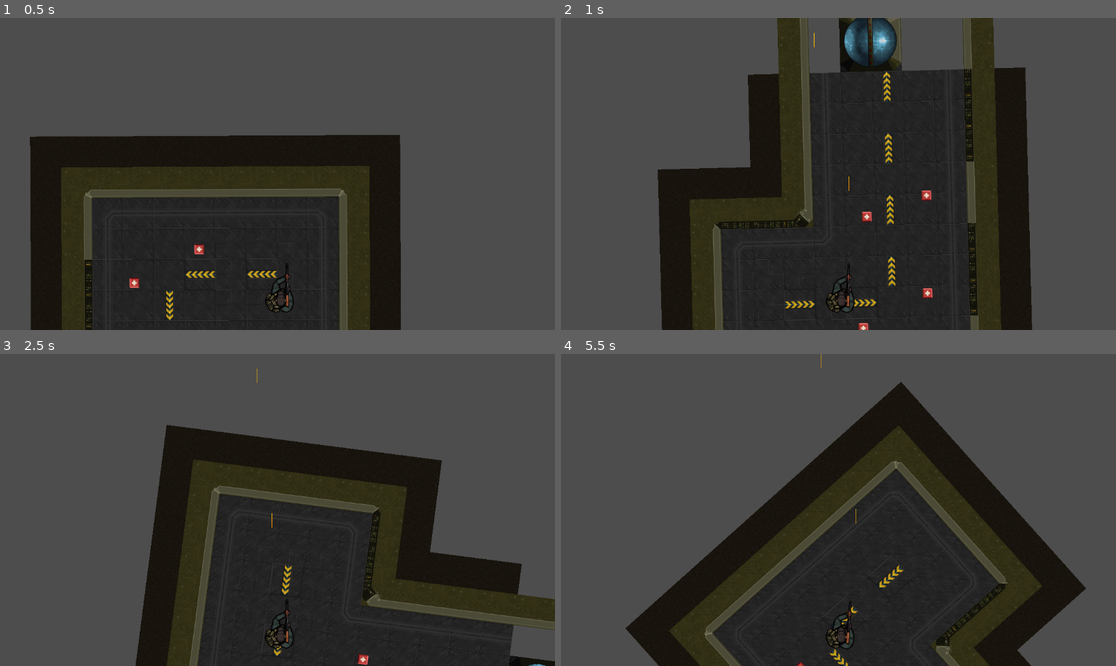
Above: before the commit, frames 1-4 (two rows, left to right).
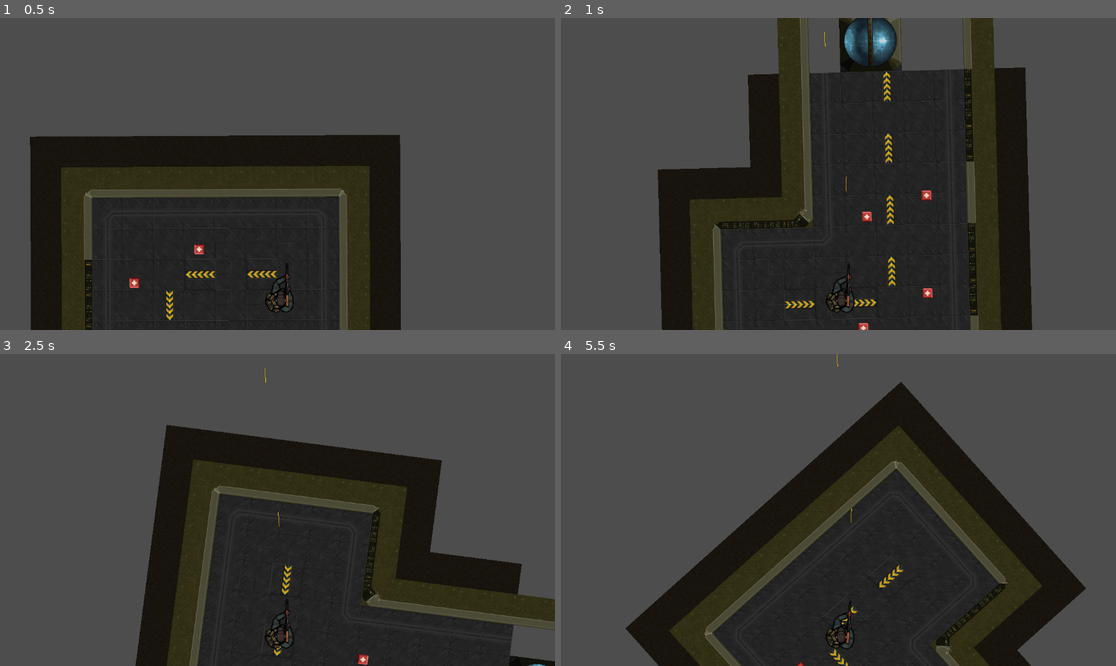
Above: after the commit, the same moments.

Repository: RQZhao01/COMP277game
Game: Godot game, scene res://Scenes/level_1.tscn
Same seed, same stepped clock (60 frames per second), same inputs: the game is played once before the commit and once after it.
Inputs (mouse positions are in pixels of both pictures, inside the frame that each line leads up to):
- Up to frame 1 (0.5 s): no input
- Up to frame 2 (1 s): tap Enter at 0.5 s; move the mouse to (960, 158) at 0.52 s; press the mouse at (960, 158) at 0.53 s; hold D (move_right) from 0.53 s (still down)
- Up to frame 3 (2.5 s): move the mouse to (166, 525) at 1.27 s; release D (move_right) at 1.28 s; release the mouse at (166, 525) at 1.28 s; hold S (move_down) 1.28-2.03 s; click (166, 525) at 1.35 s; move the mouse to (333, 441) at 2.02 s; press the mouse at (333, 441) at 2.03 s; hold D (move_right) from 2.03 s (still down)
- Up to frame 4 (5.5 s): move the mouse to (810, 572) at 2.77 s; release D (move_right) at 2.78 s; release the mouse at (810, 572) at 2.78 s; hold W (move_up) 2.78-3.53 s; click (810, 572) at 2.85 s; move the mouse to (1005, 556) at 3.52 s; press the mouse at (1005, 556) at 3.53 s; hold A (move_left) 3.53-5.03 s; move the mouse to (672, 463) at 4.27 s; release the mouse at (672, 463) at 4.28 s; click (672, 463) at 4.35 s; move the mouse to (866, 510) at 5.02 s; press the mouse at (866, 510) at 5.03 s; hold S (move_down) from 5.03 s (still down)

Frame 1 is identical in both runs. In frame 2, less than 0.1% of the frame differs, in the area x 45-52%, y 4-56%; in frame 3, less than 0.1%, in the area x 46-51%, y 4-56%; in frame 4, less than 0.1%.

Commit message:
fixed rotation of bullet

Diff:
--- a/Scripts/survivor.gd
+++ b/Scripts/survivor.gd
@@ -124,17 +124,20 @@
 	if self.player_speed > 250:
 
 		projectile.direction_shot = facing_direction.rotated(1.5*random_number)
+		projectile.rotate(1.5*random_number)
 		get_parent().add_child(projectile)
 
 	elif self.player_speed < 250:
 
-		projectile.direction_shot = facing_direction.rotated(0.25*random_number)
+		projectile.direction_shot = facing_direction.rotated(0.15*random_number)
+		projectile.rotate(0.15*random_number)
 		get_parent().add_child(projectile)
 
 	else:
 		print(random_number)
-		projectile.direction_shot = facing_direction.rotated(0.5*random_number)
+		projectile.direction_shot = facing_direction.rotated(0.2*random_number)
 		print(facing_direction)
+		projectile.rotate(0.2*random_number)
 		get_parent().add_child(projectile)
 
 
